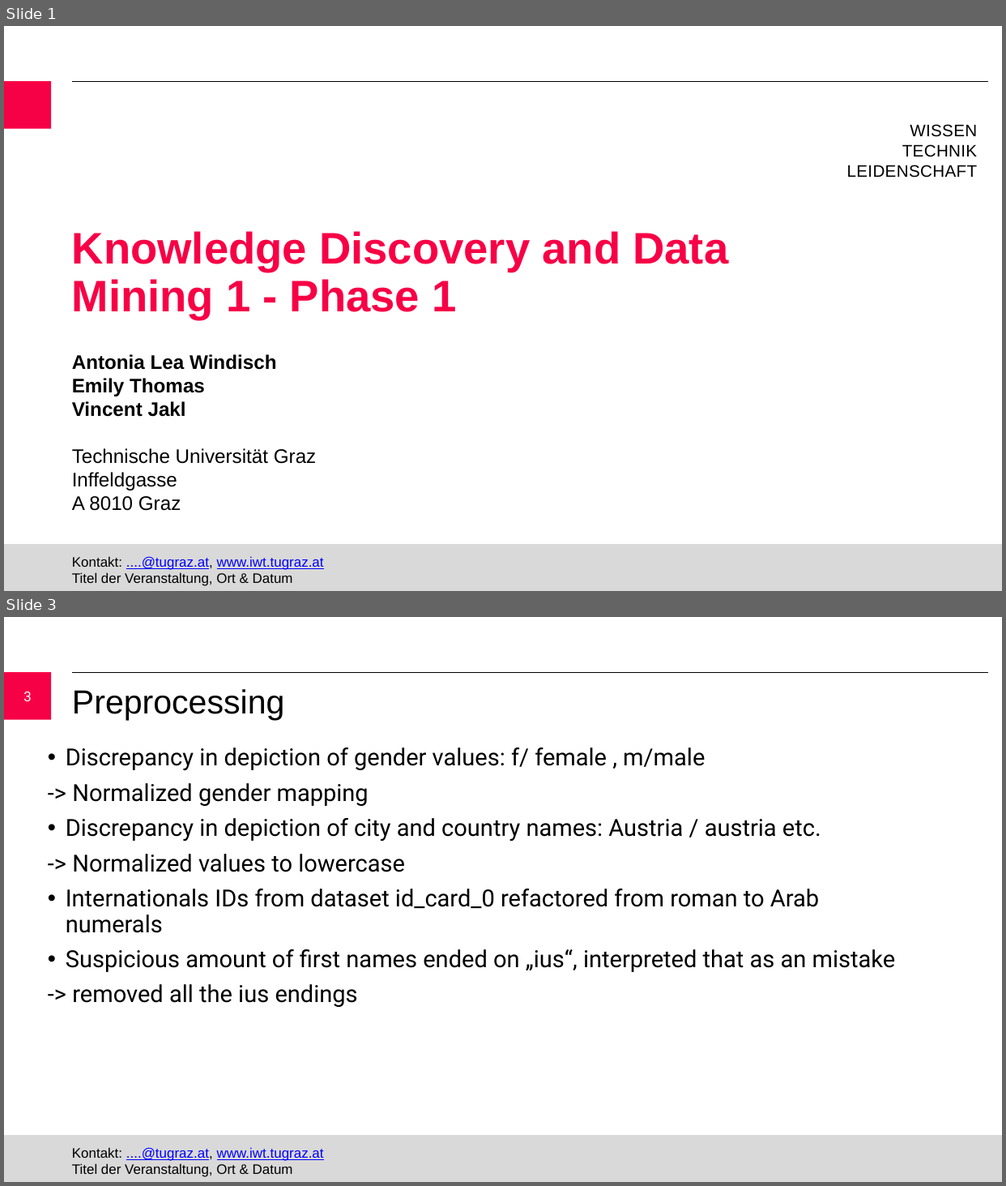
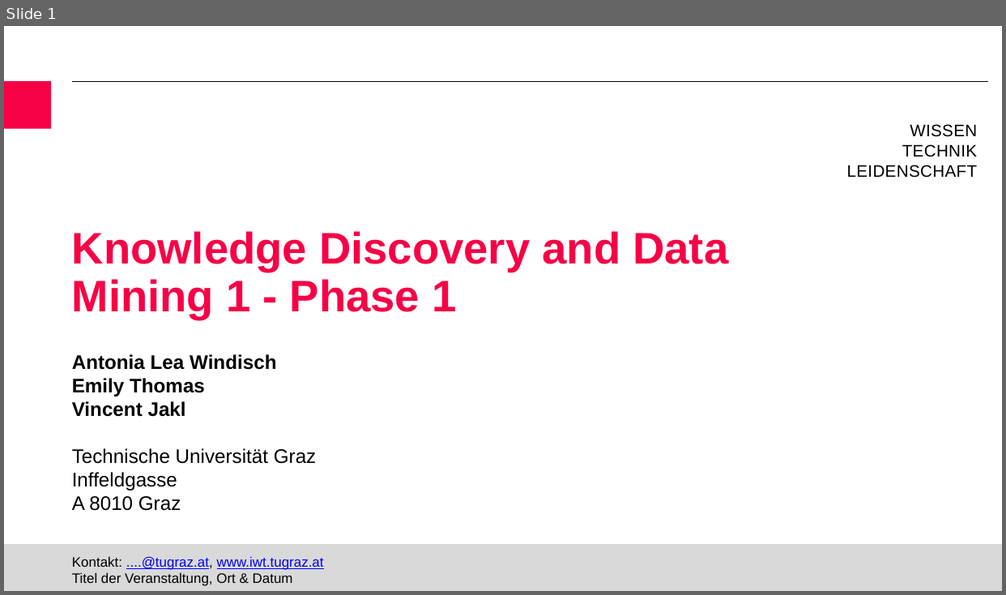
Before and after one commit to jaklvinc/KnowledgeDiscoveryAndDataMining-TUGraz-2026, a slide deck: phase_1/KDDM_phase1_presentation.pptx. Shown one above the other, each under a label of ours: slides 1 and 3 before the commit, slide 1 after it; the slides between them are not shown. The pictures are 1006x1186 and 1006x595 pixels, drawn with LibreOffice and Linux fonts; fonts in the diff are those of the drawing; background and template pictures are left out. Boxes give left, top, right and bottom in pixels: in the first picture for what was removed or moved away, otherwise in the second. Text is boxed around its words. In the diff, an @@ line names an element or a change of style, - is before the commit and + after.

```diff
--- a/phase_1/KDDM_phase1_presentation.pptx
+++ b/phase_1/KDDM_phase1_presentation.pptx
@@ slide 3 removed at [4,617,1002,1182], background #FFFFFF; not listed: 4 template elements that a slide beside it also shows @@
@@ title removed at [72,689,285,721] @@
-Preprocessing
@@ page number removed at [23,692,32,701] @@
-3
@@ text removed at [66,747,896,1007] @@
-• Discrepancy in depiction of gender values: f/ female , m/male
--> Normalized gender mapping
-• Discrepancy in depiction of city and country names: Austria / austria etc.
--> Normalized values to lowercase
-• Internationals IDs from dataset id_card_0 refactored from roman to Arab numerals
-• Suspicious amount of first names ended on „ius“, interpreted that as an mistake
--> removed all the ius endings
```
Also in this commit, not shown: 1 slide changed, 9 slides added, 5 other slides removed, 1 other file.
